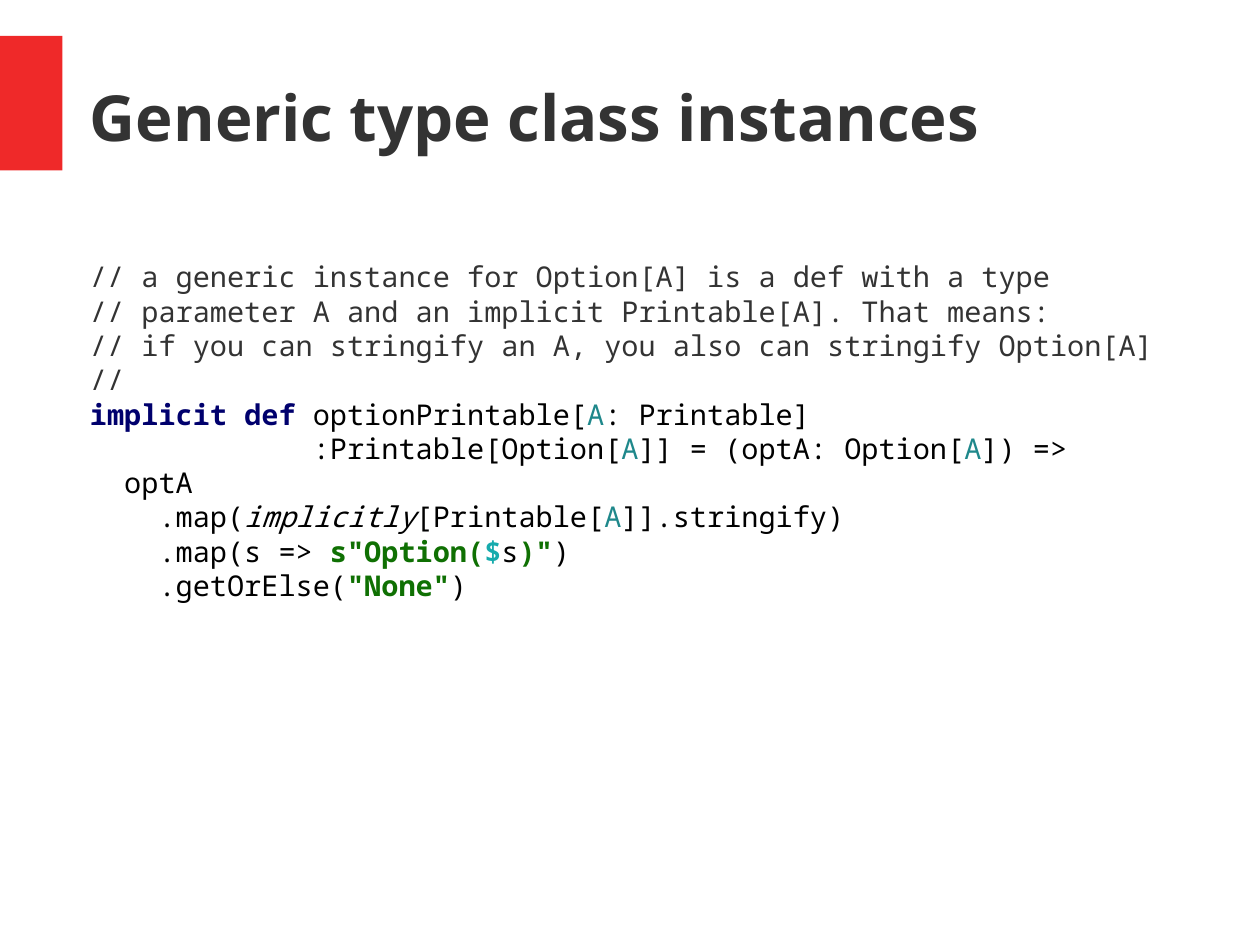
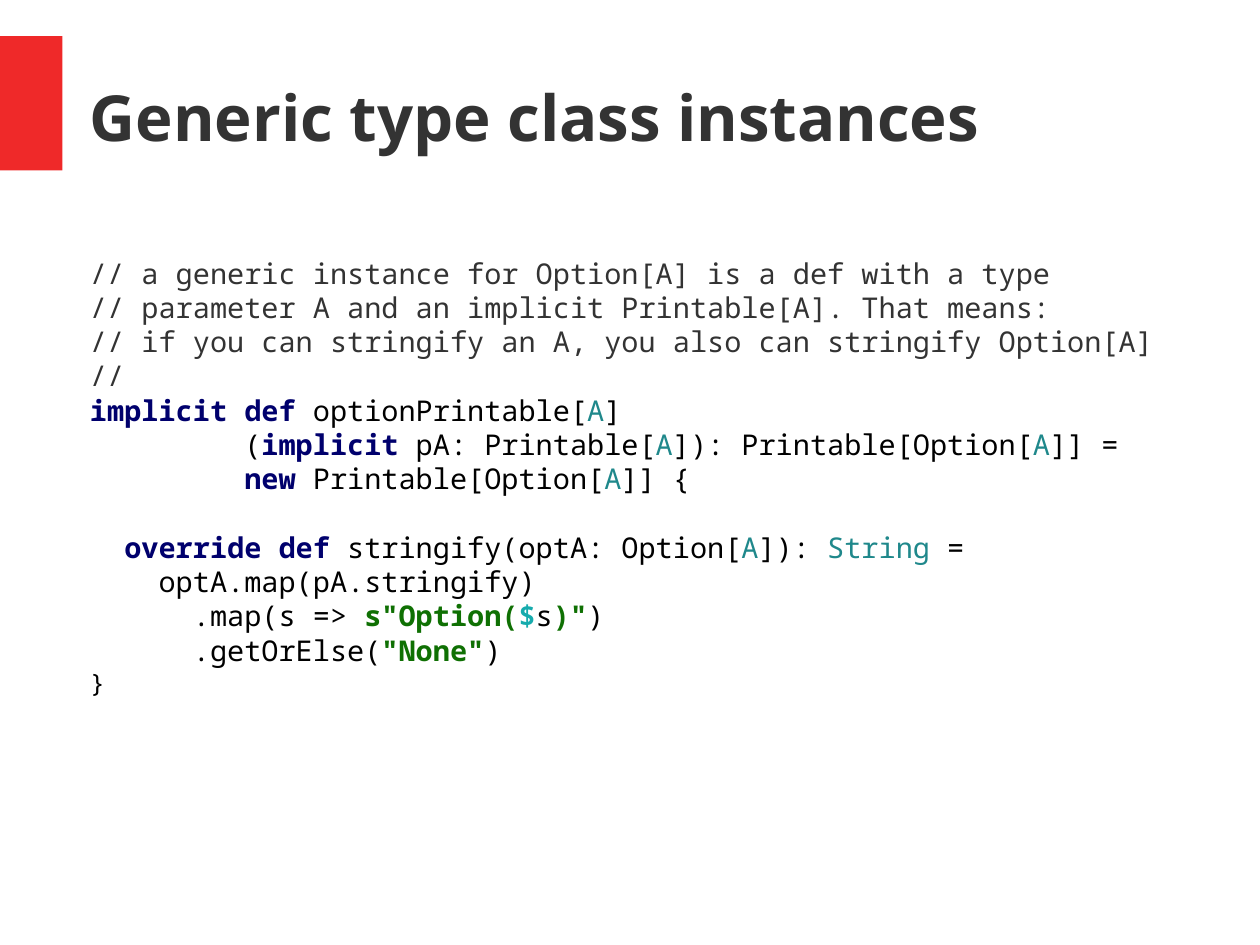
Before and after one commit to hermannhueck/typeclasses, a slide deck: slide 18 of Slides/TypeClasses.pptx (slide 15 before the commit). Drawn at 1260x945 pixels with LibreOffice and Linux fonts; fonts in the diff are those of the drawing. Boxes give left, top, right and bottom in pixels: in the first picture for what was removed or moved away, otherwise in the second. Text is boxed around its words. In the diff, an @@ line names an element or a change of style, - is before the commit and + after.

Commit message:
Slides: extended/improved

```diff
--- a/Slides/TypeClasses.pptx
+++ b/Slides/TypeClasses.pptx
@@ text at [90, 262, 1153, 668]: paragraph added @@
+}
@@ text at [90, 399, 1084, 599]: text changed @@
-implicit def optionPrintable[A: Printable]
-:Printable[Option[A]] = (optA: Option[A]) =>
-optA
-.map(implicitly[Printable[A]].stringify)
+implicit def optionPrintable[A]
+(implicit pA: Printable[A]): Printable[Option[A]] =
+new Printable[Option[A]] {
+override def stringify(optA: Option[A]): String =
+optA.map(pA.stringify)
```
Also in this commit, not shown: 15 other slides changed, 3 slides added, 1 other file.
